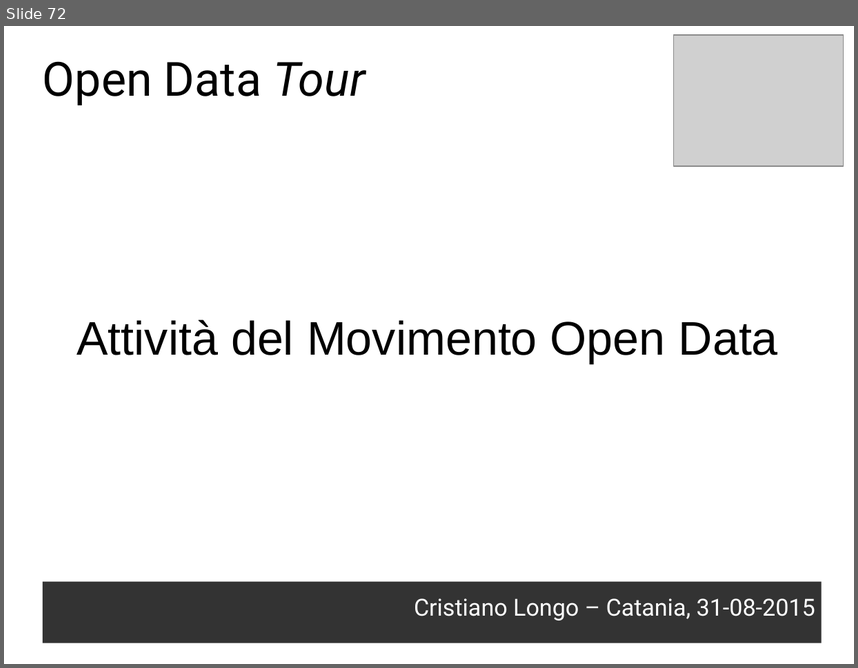
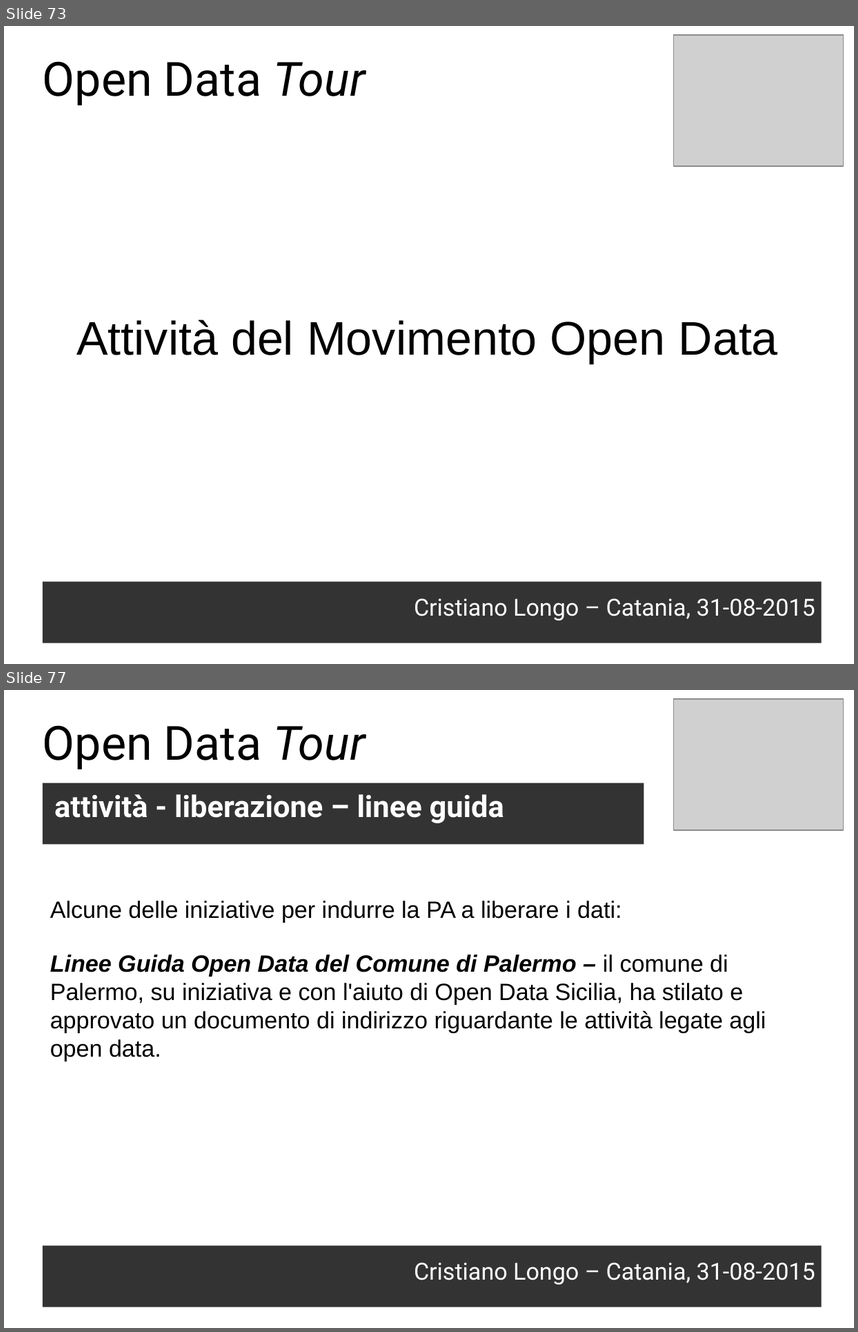
Before and after one commit to opendatahacklab/opendatatour, a slide deck: slides/odt_cope_31082015.odp. Shown one above the other, each under a label of ours: slide 72 before the commit, slides 73 and 77 after it; the slides between them are not shown. The pictures are 858x668 and 858x1332 pixels, drawn with LibreOffice and Linux fonts; fonts in the diff are those of the drawing; grey boxes stand for pictures. Boxes give left, top, right and bottom in pixels: in the first picture for what was removed or moved away, otherwise in the second. Text is boxed around its words. In the diff, an @@ line names an element or a change of style, - is before the commit and + after.

```diff
--- a/slides/odt_cope_31082015.odp
+++ b/slides/odt_cope_31082015.odp
@@ slide 77 added at box(4, 690, 854, 1328), background #FFFFFF @@
@@ picture added at box(675, 699, 844, 830) @@
@@ text added at box(43, 725, 366, 769), 44 pt, text #000000 @@
+Open Data Tour
@@ text added at box(43, 783, 644, 845), fill #333333, 28 pt, text #FFFFFF, bold @@
+attività - liberazione – linee guida
@@ text added at box(50, 900, 622, 922), 22 pt, text #000000 @@
+Alcune delle iniziative per indurre la PA a liberare i dati:
@@ text added at box(50, 954, 766, 1061), 22 pt, text #000000 @@
+Linee Guida Open Data del Comune di Palermo – il comune di Palermo, su iniziativa e con l'aiuto di Open Data Sicilia, ha stilato e approvato un documento di indirizzo riguardante le attività legate agli open data.
@@ text added at box(43, 1245, 822, 1306), fill #333333, 22 pt, text #FFFFFF @@
+Cristiano Longo – Catania, 31-08-2015
@@ what was slide 72 is now slide 73 @@
```
Also in this commit, not shown: 1 slide changed, 10 other slides added, 1 slide removed, 2 other files.
